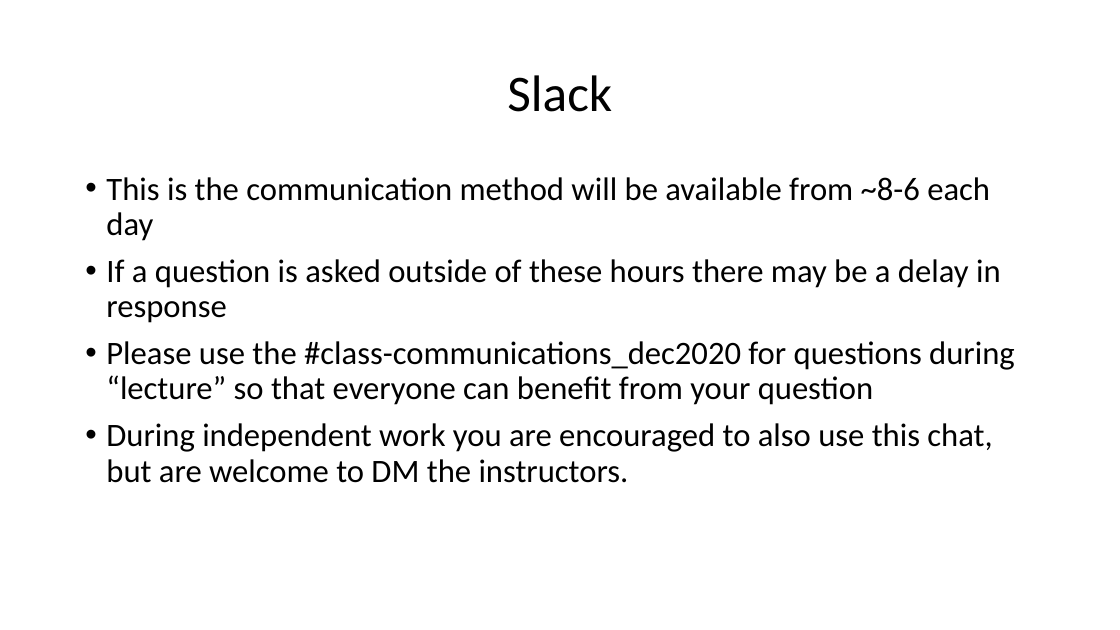
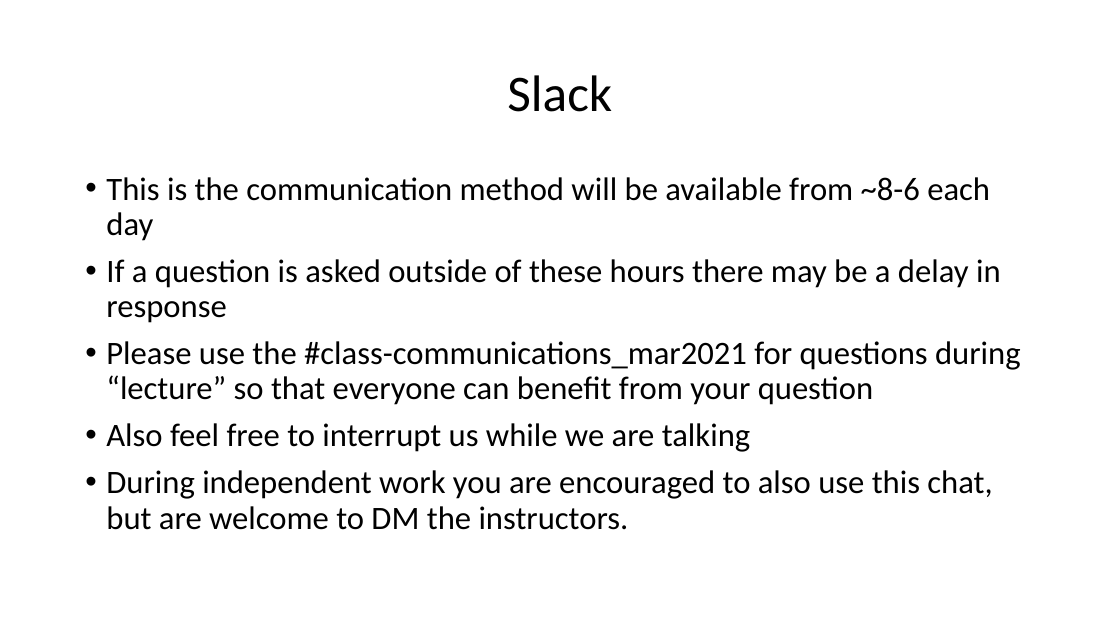
Before and after one commit to ggerlach1/BIOF085, a slide deck: slide 11 of workshop_documents/Introduction_workshop_slides.pptx (slide 10 before the commit). Drawn at 1120x630 pixels with LibreOffice and Linux fonts; fonts in the diff are those of the drawing. Boxes give left, top, right and bottom in pixels: in the first picture for what was removed or moved away, otherwise in the second. Text is boxed around its words. In the diff, an @@ line names an element or a change of style, - is before the commit and + after.

```diff
--- a/workshop_documents/Introduction_workshop_slides.pptx
+++ b/workshop_documents/Introduction_workshop_slides.pptx
@@ text at [106,341,1021,452]: text changed @@
-• Please use the #class-communications_dec2020 for questions during “lecture” so that everyone can benefit from your question
+• Please use the #class-communications_mar2021 for questions during “lecture” so that everyone can benefit from your question
+• Also feel free to interrupt us while we are talking
```
Also in this commit, not shown: 5 other slides changed, 2 slides added, 1 slide removed, 3 other files.
